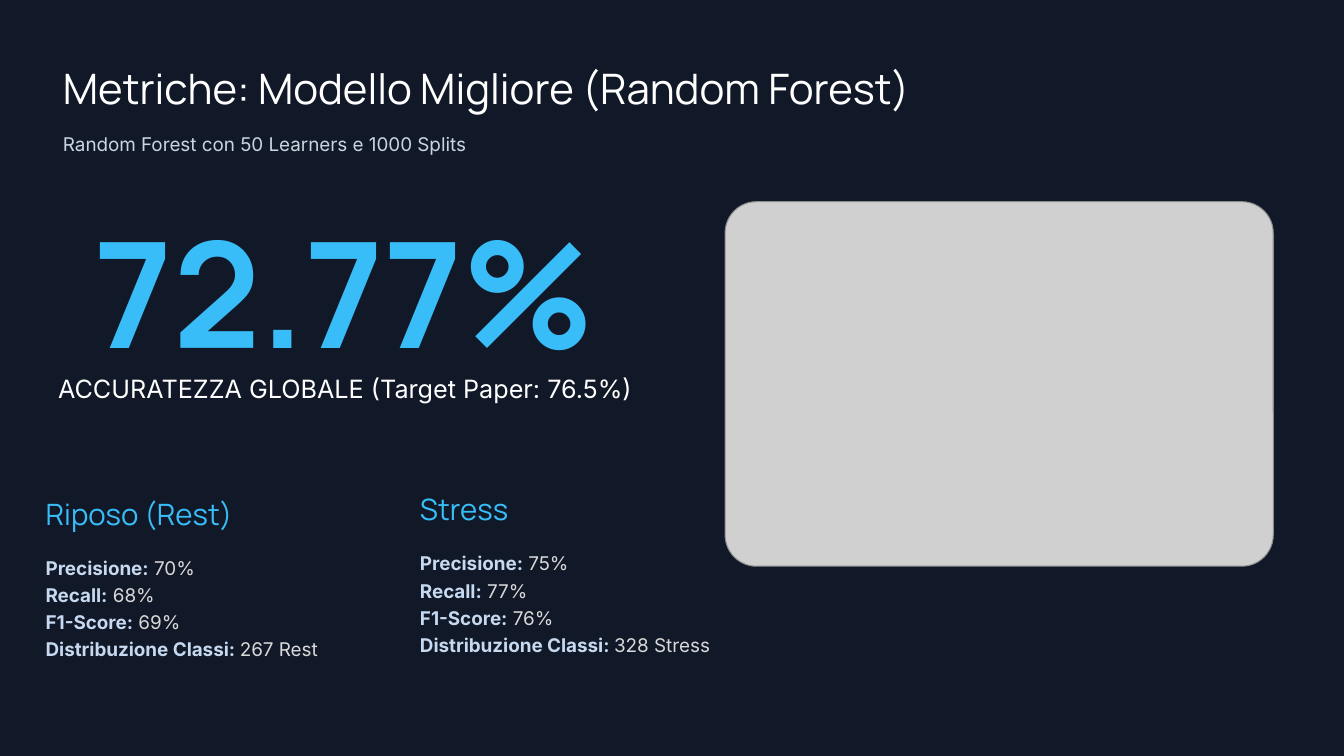
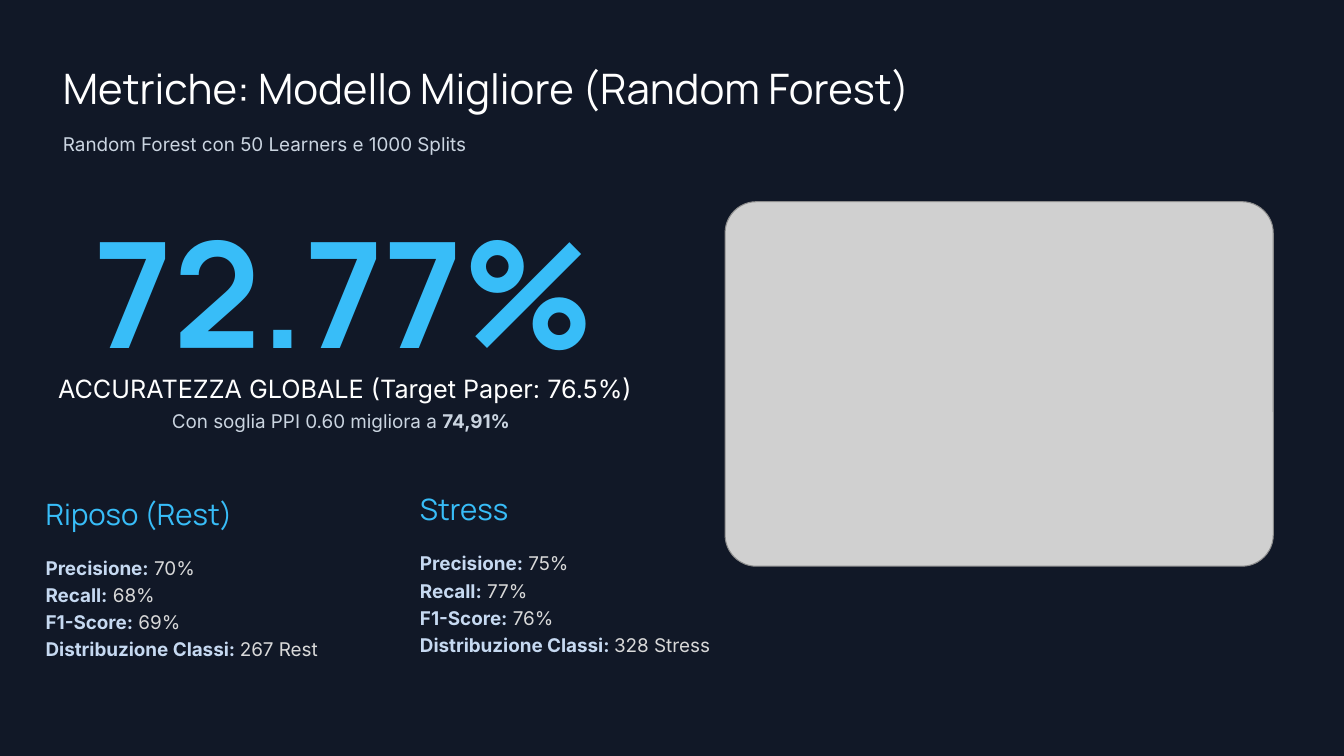
Before and after one commit to GABRYCA/ml-stress-rest, a slide deck: slide 12 of Progetto Interfacce Uomo-Macchina.pptx (slide 11 before the commit). Drawn at 1344x756 pixels with LibreOffice and Linux fonts; fonts in the diff are those of the drawing; grey boxes stand for pictures; background and template pictures are left out. Boxes give left, top, right and bottom in pixels: in the first picture for what was removed or moved away, otherwise in the second. Text is boxed around its words. In the diff, an @@ line names an element or a change of style, - is before the commit and + after.

```diff
--- a/Progetto Interfacce Uomo-Macchina.pptx
+++ b/Progetto Interfacce Uomo-Macchina.pptx
@@ text added at (172, 414, 509, 432), 13.5 pt, text #CBD5E1 @@
+Con soglia PPI 0.60 migliora a 74,91%
```
Also in this commit, not shown: 8 other slides changed, 1 slide added, 4 other files.
